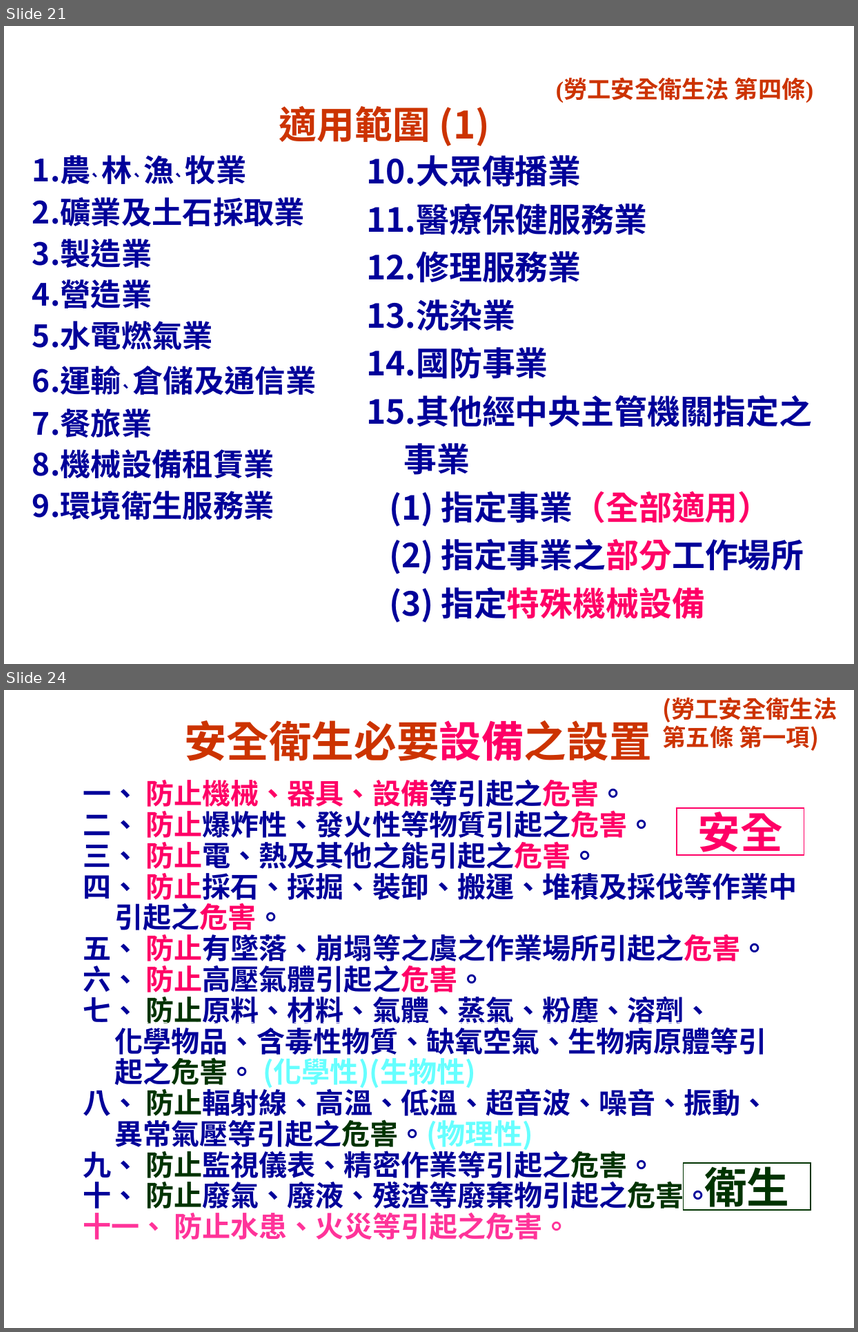
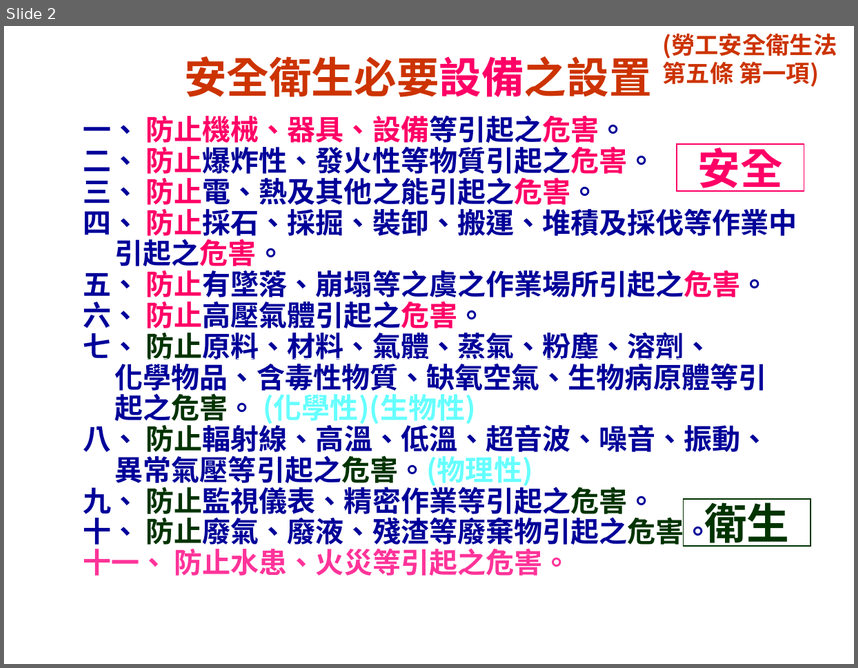
Before and after one commit to LawrenceChien/2017-PPES-Lookout-Project, a slide deck: 2017 PPES Lookout Project--001/000. Safety & Health/Regulations/Regulations.ppt. Shown one above the other, each under a label of ours: slides 21 and 24 before the commit, slide 2 after it; the slides between them are not shown. The pictures are 858x1332 and 858x668 pixels, drawn with LibreOffice and Linux fonts; fonts in the diff are those of the drawing. Boxes give left, top, right and bottom in pixels: in the first picture for what was removed or moved away, otherwise in the second. Text is boxed around its words. In the diff, an @@ line names an element or a change of style, - is before the commit and + after.

```diff
--- a/2017 PPES Lookout Project--001/000. Safety & Health/Regulations/Regulations.ppt
+++ b/2017 PPES Lookout Project--001/000. Safety & Health/Regulations/Regulations.ppt
@@ slide 21 removed at (4,26,854,664), background #FFFFFF @@
@@ text removed at (556,77,813,103) @@
-(勞工安全衛生法 第四條)
@@ title removed at (279,106,490,146) @@
-適用範圍 (1)
@@ text removed at (23,147,345,600) @@
-1.農`林`漁`牧業
-2.礦業及土石採取業
-3.製造業
-4.營造業
-5.水電燃氣業
-6.運輸`倉儲及通信業
-7.餐旅業
-8.機械設備租賃業
-9.環境衛生服務業
@@ rectangle removed at (359,147,837,635) @@
-10.大眾傳播業
-11.醫療保健服務業
-12.修理服務業
-13.洗染業
-14.國防事業
-15.其他經中央主管機關指定之
-事業
-(1) 指定事業（全部適用）
-(2) 指定事業之部分工作場所
-(3) 指定特殊機械設備
@@ what was slide 24 is now slide 2 @@
```
Also in this commit, not shown: 43 other slides removed, 1 other file.
